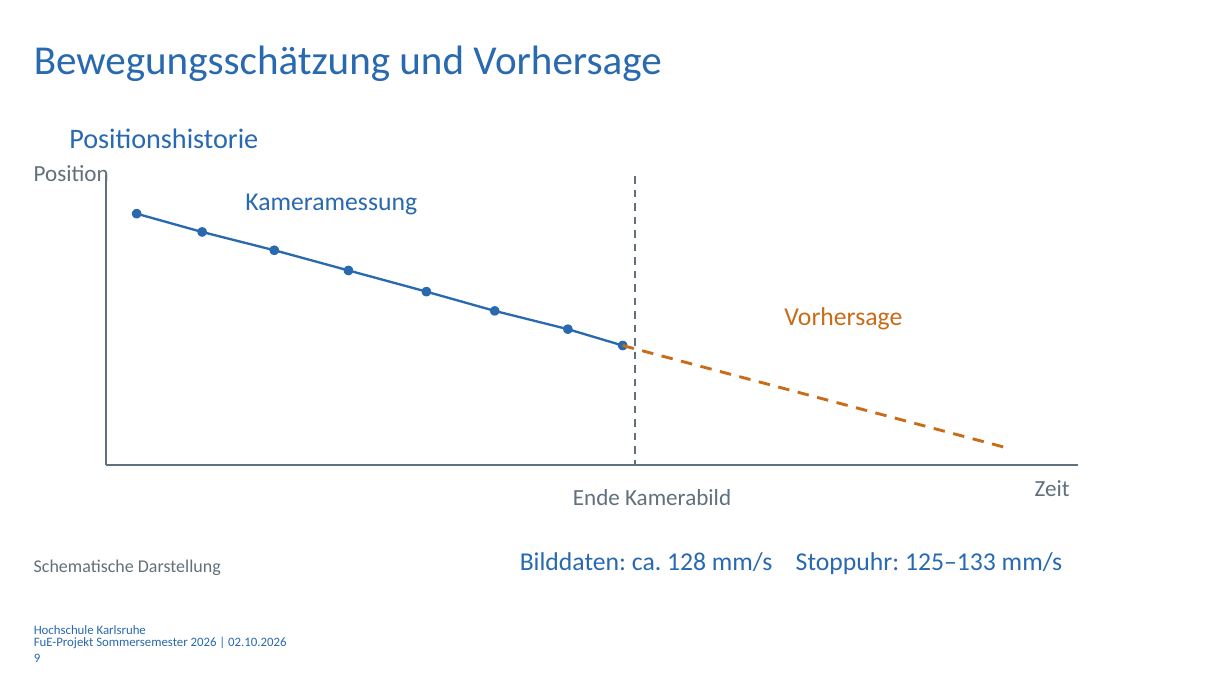
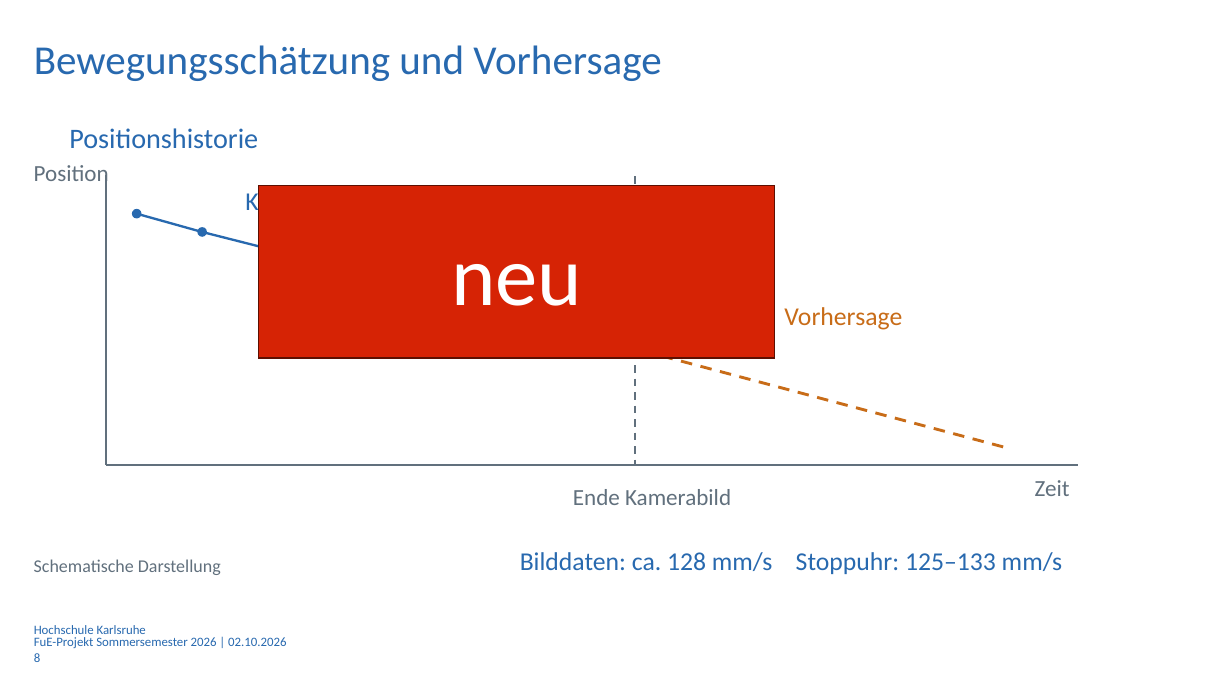
Before and after one commit to Luze212/roboter_tetris, a slide deck: slide 8 of Projektbericht/Presentation/Abschlussprasentation_RoboterTetris_V01.pptx (slide 9 before the commit). Drawn at 1232x693 pixels with LibreOffice and Linux fonts; fonts in the diff are those of the drawing; background and template pictures are left out. Boxes give left, top, right and bottom in pixels: in the first picture for what was removed or moved away, otherwise in the second. Text is boxed around its words. In the diff, an @@ line names an element or a change of style, - is before the commit and + after.

```diff
--- a/Projektbericht/Presentation/Abschlussprasentation_RoboterTetris_V01.pptx
+++ b/Projektbericht/Presentation/Abschlussprasentation_RoboterTetris_V01.pptx
@@ rectangle added at box(259, 186, 775, 358), fill #D62305, outline #5E0F02 1 pt, 66 pt, text #FFFFFF @@
+neu
@@ ellipse removed at box(270, 246, 279, 255) @@
@@ freeform shape removed at box(274, 250, 348, 271) @@
@@ ellipse removed at box(344, 266, 353, 275) @@
@@ freeform shape removed at box(348, 271, 426, 292) @@
@@ ellipse removed at box(421, 287, 431, 296) @@
@@ freeform shape removed at box(426, 292, 494, 311) @@
@@ ellipse removed at box(490, 306, 499, 315) @@
@@ freeform shape removed at box(494, 311, 567, 329) @@
@@ ellipse removed at box(563, 324, 572, 334) @@
@@ freeform shape removed at box(568, 329, 623, 346) @@
@@ ellipse removed at box(618, 341, 628, 350) @@
@@ page number at box(34, 653, 40, 662): text changed @@
-9
+8
```
Also in this commit, not shown: 6 other slides changed, 1 slide removed, 3 other files.
